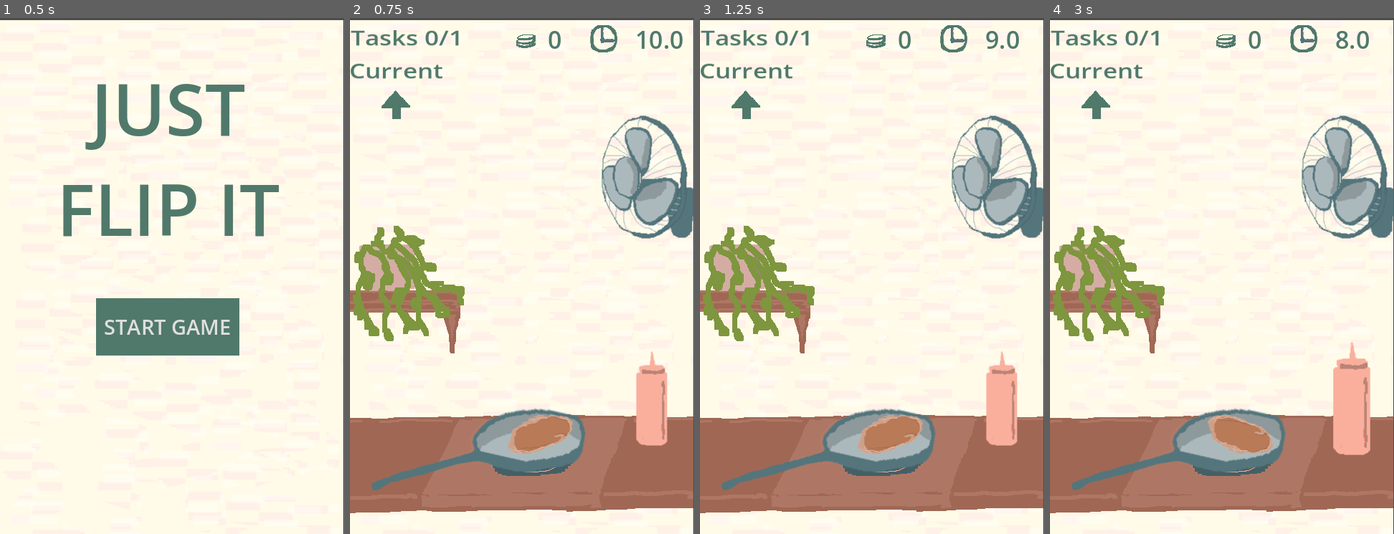
Above: before the commit, frames 1-4 (left to right).
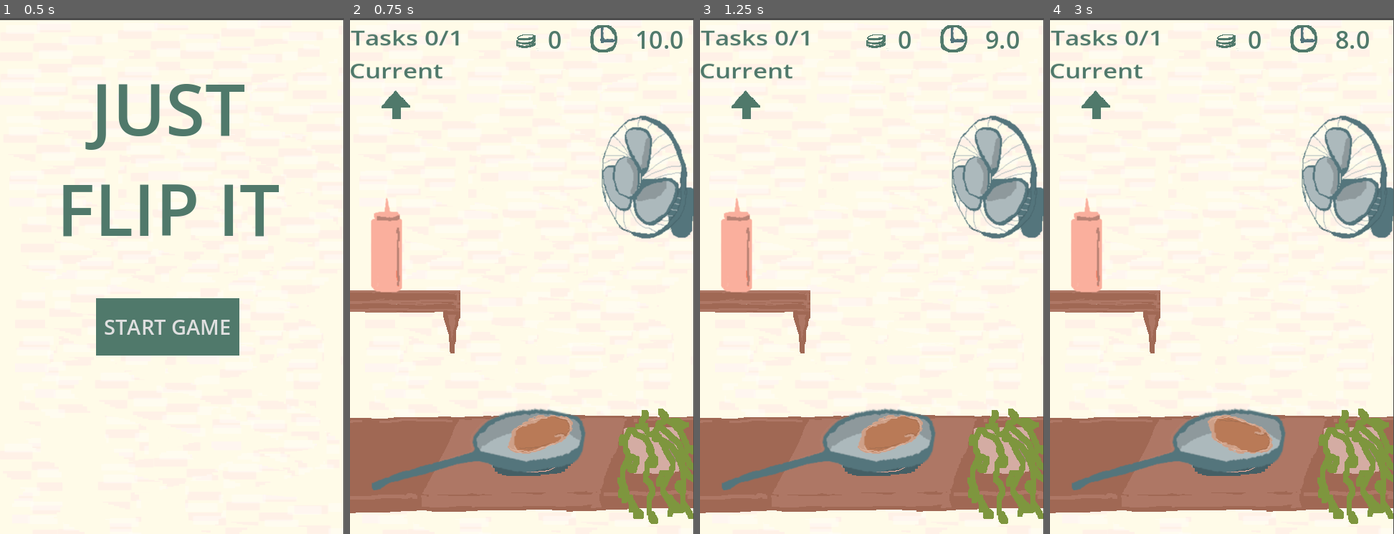
Above: after the commit, the same moments.

Repository: ildikoszabo/godot-justflipit
Game: Godot game, scene res://main.tscn
Two runs of this game, one before a commit and one after it. Both use one fixed random seed, a clock stepped at 60 frames per second and the inputs below.
Inputs (mouse positions are in pixels of both pictures, inside the frame that each line leads up to):
- Up to frame 1 (0.5 s): no input
- Up to frame 2 (0.75 s): click "START GAME" at 0.5 s
- Up to frame 3 (1.25 s): no input
- Up to frame 4 (3 s): move the mouse to (1180, 451) at 1.27 s; click (1180, 451) at 1.42 s; move the mouse to (1256, 167) at 2.02 s; click (1256, 167) at 2.17 s; tap Enter at 2.75 s; move the mouse to (1352, 399) at 2.77 s; click (1352, 399) at 2.92 s

Frame 1 is identical in both runs. In frame 2, 7.7% of the frame differs, in the area x 0-100%, y 34-99%; in frame 3, 7.7%; in frame 4, 8.0%.

Commit message:
move bottle tot he shelf, fix onsignalreceived method

Diff:
--- a/main.tscn
+++ b/main.tscn
@@ -185,10 +185,10 @@
 tracks/0/interp = 1
 tracks/0/loop_wrap = true
 tracks/0/keys = {
-"times": PackedFloat32Array(0, 1),
+"times": PackedFloat32Array(0.0333333, 0.966667),
 "transitions": PackedFloat32Array(1, 1),
 "update": 0,
-"values": [Vector2(0, 0), Vector2(-104, -206)]
+"values": [Vector2(0, 0), Vector2(69, -38)]
 }
 tracks/1/type = "value"
 tracks/1/imported = false
@@ -197,10 +197,10 @@
 tracks/1/interp = 1
 tracks/1/loop_wrap = true
 tracks/1/keys = {
-"times": PackedFloat32Array(0.0333333, 0.633333, 1),
+"times": PackedFloat32Array(0, 0.4, 0.966667),
 "transitions": PackedFloat32Array(1, 1, 1),
 "update": 0,
-"values": [0.0, -0.534938, -2.28112]
+"values": [0.0, 1.06621, 1.94297]
 }
 
 [sub_resource type="Animation" id="Animation_xuqvo"]
@@ -533,7 +533,7 @@
 label_settings = SubResource("LabelSettings_0odxb")
 
 [node name="Bottle" type="Area2D" parent="."]
-position = Vector2(421, 531)
+position = Vector2(51, 317)
 script = ExtResource("26_a6jrf")
 
 [node name="CollisionShape2D" type="CollisionShape2D" parent="Bottle"]
@@ -547,6 +547,7 @@
 libraries = {
 &"": SubResource("AnimationLibrary_qsp4k")
 }
+speed_scale = 2.0
 script = ExtResource("28_xuqvo")
 
 [connection signal="timeout" from="Leveltimer" to="." method="_on_leveltimer_timeout"]
--- a/scripts/main.gd
+++ b/scripts/main.gd
@@ -129,9 +129,11 @@
 
 func changelevel():
 	var nextlevel = _getNextLevel()
+
 	if nextlevel == "complete":
 		ongameover()
 	else:
+		resetCertainLevel(nextlevel)
 		newLevel(nextlevel)
 
 func resetLevels():
@@ -206,14 +208,27 @@
 
 func create_levels():
 	var task1 = Task.create_task(Globals.TaskNames.ThrowHigh,1,[Globals.Triggers.BarScore], 10,  "res://assets/art/ThrowHigh.png",5)
-	var task2 = Task.create_task(Globals.TaskNames.FlipLeft,1,[Globals.Triggers.Fan], 10,   "res://assets/art/FlipLeft.png",7)
-	var task3 = Task.create_task(Globals.TaskNames.FallFast,1,[Globals.Triggers.Sirup], 8,   "res://assets/art/FallFast.png",9)
+	var task2 = Task.create_task(Globals.TaskNames.ThrowHigh,1,[Globals.Triggers.BarScore], 10,  "res://assets/art/ThrowHigh.png",5)
+	var task3 = Task.create_task(Globals.TaskNames.ThrowHigh,1,[Globals.Triggers.BarScore], 10,  "res://assets/art/ThrowHigh.png",5)
+	var task4 = Task.create_task(Globals.TaskNames.ThrowHigh,1,[Globals.Triggers.BarScore], 10,  "res://assets/art/ThrowHigh.png",5)
+	var task5 = Task.create_task(Globals.TaskNames.ThrowHigh,1,[Globals.Triggers.BarScore], 10,  "res://assets/art/ThrowHigh.png",5)
+	var task6 = Task.create_task(Globals.TaskNames.ThrowHigh,1,[Globals.Triggers.BarScore], 10,  "res://assets/art/ThrowHigh.png",5)
+	var task7 = Task.create_task(Globals.TaskNames.ThrowHigh,1,[Globals.Triggers.BarScore], 10,  "res://assets/art/ThrowHigh.png",5)
+	var fltask2 = Task.create_task(Globals.TaskNames.FlipLeft,1,[Globals.Triggers.Fan], 10,   "res://assets/art/FlipLeft.png",7)
+	var fltask3 = Task.create_task(Globals.TaskNames.FlipLeft,1,[Globals.Triggers.Fan], 10,   "res://assets/art/FlipLeft.png",7)
+	var fltask4 = Task.create_task(Globals.TaskNames.FlipLeft,1,[Globals.Triggers.Fan], 10,   "res://assets/art/FlipLeft.png",7)
+	var fltask5 = Task.create_task(Globals.TaskNames.FlipLeft,1,[Globals.Triggers.Fan], 10,   "res://assets/art/FlipLeft.png",7)
+	var fltask6 = Task.create_task(Globals.TaskNames.FlipLeft,1,[Globals.Triggers.Fan], 10,   "res://assets/art/FlipLeft.png",7)
+	var falltask1 = Task.create_task(Globals.TaskNames.FallFast,1,[Globals.Triggers.Sirup], 8,   "res://assets/art/FallFast.png",9)
+	var falltask2 = Task.create_task(Globals.TaskNames.FallFast,1,[Globals.Triggers.Sirup], 8,   "res://assets/art/FallFast.png",9)
+	var falltask3 = Task.create_task(Globals.TaskNames.FallFast,1,[Globals.Triggers.Sirup], 8,   "res://assets/art/FallFast.png",9)
+	var falltask4 = Task.create_task(Globals.TaskNames.FallFast,1,[Globals.Triggers.Sirup], 8,   "res://assets/art/FallFast.png",9)
 	levels["level1"] = [task1]
-	levels["level2"] = [task1, task2]
-	levels["level3"] = [task3]
-	levels["level4"] = [task2, task1, task2]
-	levels["level5"] = [task1, task3, task2, task1]
-	levels["level6"] = [task3, task3, task2, task1]
+	levels["level2"] = [task2, fltask2]
+	levels["level3"] = [falltask1]
+	levels["level4"] = [fltask6, falltask2, fltask3]
+	levels["level5"] = [task4, falltask3, fltask4, task5]
+	levels["level6"] = [task3, fltask5, task7, falltask4]
 
 func getLevelTime():
 	var time = 0
@@ -243,11 +258,12 @@
 	return count
 
 func onTriggerSignalReceived(triggerSource:Globals.Triggers):
+	print("processing: " + str(triggerSource))
 	var currentTasks = levels[currentLevel]
 	var validTaskId = currentTasks.find_custom(isTaskNotCompleted.bind())
 	if (validTaskId != -1):
 		var validTask = currentTasks[validTaskId]
-		if !validTask.triggersReceived.has(triggerSource):
+		if validTask.triggersNeeded.has(triggerSource) and !validTask.triggersReceived.has(triggerSource):
 			validTask.triggersReceived.append(triggerSource)
 			if (validTask.triggersReceived.size() == validTask.nrOfTriggersNeeded and isSameArray(validTask.triggersNeeded, validTask.triggersReceived)):
 				validTask.isCompleted = true;
@@ -283,7 +299,7 @@
 
 func _getNextLevel():
 	if currentLevel == "level1":
-		return "level2"
+		return "complete"
 	if currentLevel == "level2":
 		return "level3"
 	if currentLevel == "level3":
Binary file changed: assets/art/pancakekitchenbackground.png
